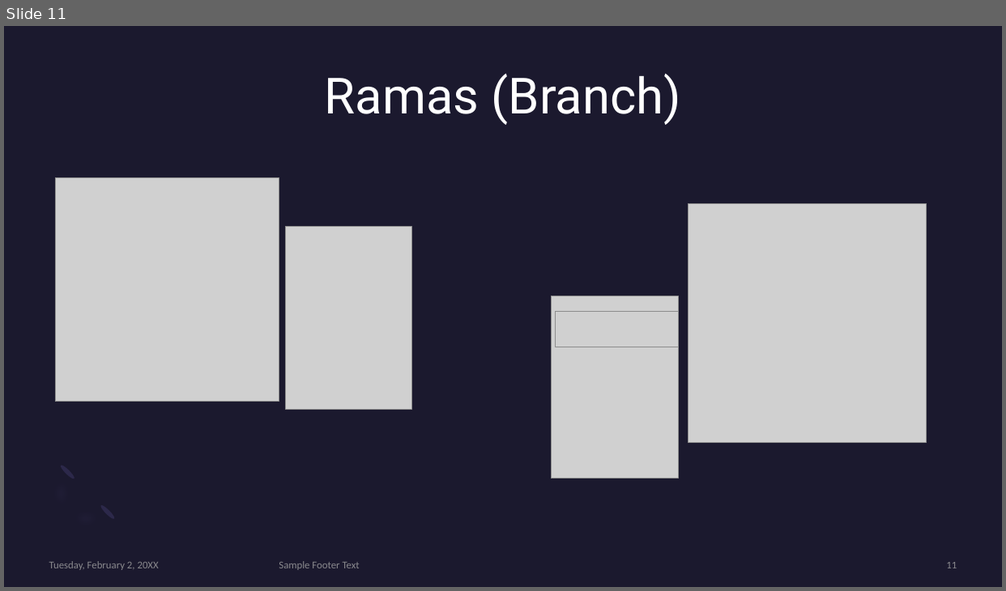
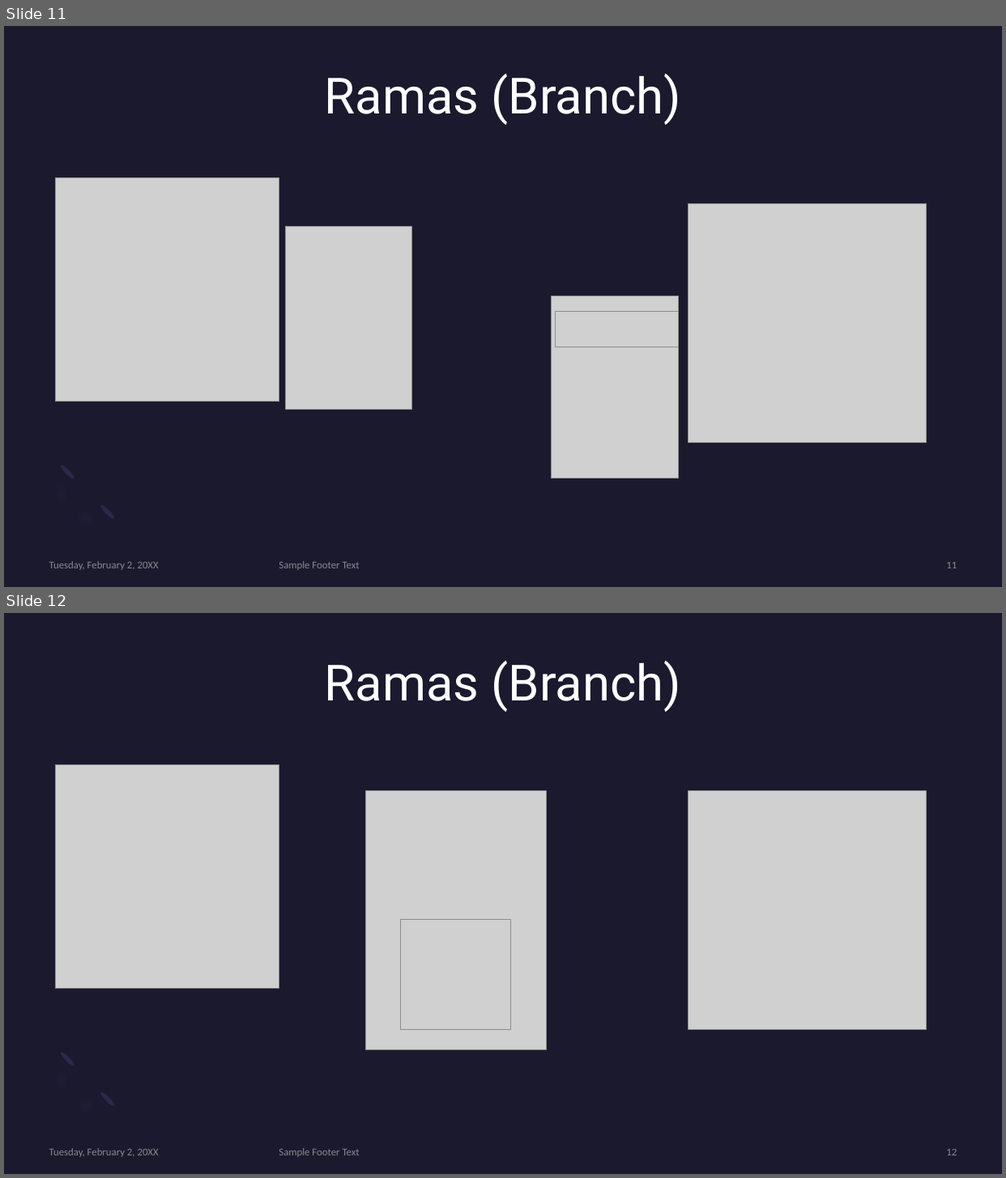
Before and after one commit to dani0105/Curso-web-CS, a slide deck: Clase 1/presentacionClase1.pptx. Shown one above the other, each under a label of ours: slide 11 before the commit, slides 11 and 12 after it. The pictures are 1006x591 and 1006x1178 pixels, drawn with LibreOffice and Linux fonts; fonts in the diff are those of the drawing; grey boxes stand for pictures. Boxes give left, top, right and bottom in pixels: in the first picture for what was removed or moved away, otherwise in the second. Text is boxed around its words. In the diff, an @@ line names an element or a change of style, - is before the commit and + after.

```diff
--- a/Clase 1/presentacionClase1.pptx
+++ b/Clase 1/presentacionClase1.pptx
@@ slide 12 added at (x1=4, y1=613, x2=1002, y2=1174), background #1B192E; not listed: 3 template elements that a slide beside it also shows @@
@@ title added at (x1=325, y1=661, x2=681, y2=712), 48 pt, text #FFFFFF @@
+Ramas (Branch)
@@ picture added at (x1=55, y1=765, x2=279, y2=989) @@
@@ picture added at (x1=365, y1=791, x2=546, y2=1050) @@
@@ picture added at (x1=688, y1=791, x2=927, y2=1030) @@
@@ picture added at (x1=401, y1=920, x2=511, y2=1030) @@
@@ text added at (x1=49, y1=1148, x2=159, y2=1157), 10 pt, text #A6A6A6 at 80% opacity @@
+Tuesday, February 2, 20XX
@@ text added at (x1=279, y1=1148, x2=360, y2=1157), 10 pt, text #A6A6A6 at 80% opacity @@
+Sample Footer Text
@@ page number added at (x1=946, y1=1149, x2=957, y2=1156), 10 pt, text #A6A6A6 at 80% opacity @@
+12
```
Also in this commit, not shown: 1 slide changed.
